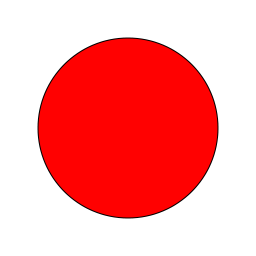
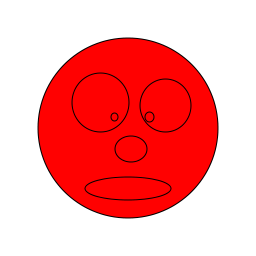
Comparing the layer stacks of the two 256×256 images. Changes:
added layer "Ellipse 7" above "Ellipse 6" over [left=144, top=111, right=155, bottom=123]
added layer "Ellipse 6" above "Ellipse 5" over [left=110, top=112, right=119, bottom=122]
added layer "Ellipse 5" above "Ellipse 4" over [left=84, top=176, right=172, bottom=201]
added layer "Ellipse 4" above "Ellipse 3" over [left=114, top=135, right=148, bottom=163]
added layer "Ellipse 3" above "Ellipse 2" over [left=139, top=78, right=192, bottom=133]
added layer "Ellipse 2" above "Ellipse 1" over [left=71, top=72, right=130, bottom=133]
